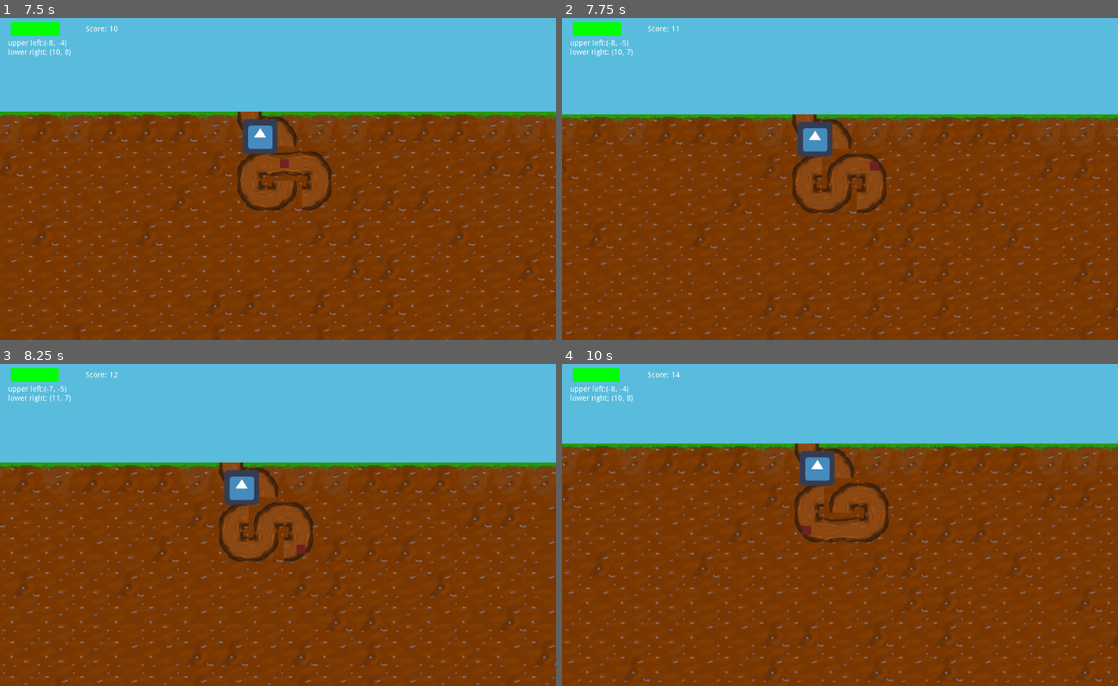
Above: before the commit, frames 1-4 (two rows, left to right).
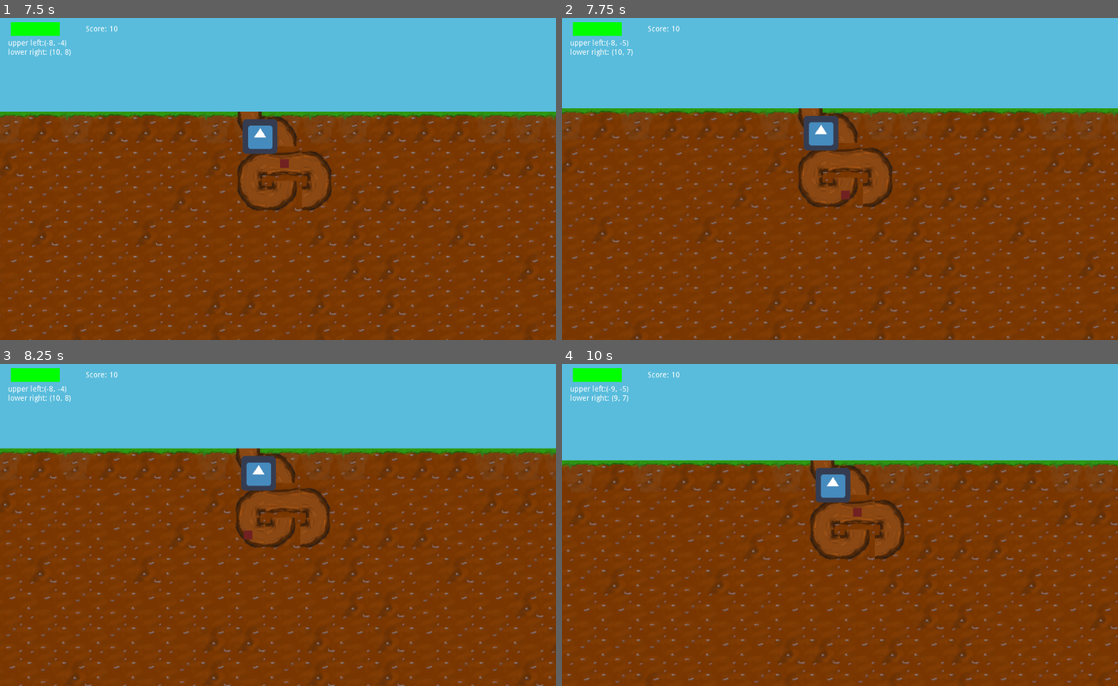
Above: after the commit, the same moments.

Repository: Sushperson/Tree-Simulator-2023
Game: Godot game, scene res://Scenes/World.tscn
Two runs of this game, one before a commit and one after it. Both use one fixed random seed, a clock stepped at 60 frames per second and the inputs below. The engine's default icon, where the game draws it, is replaced by a stand-in: a white triangle on a blue panel in a dark square.
Inputs:
- Up to frame 1 (7.5 s): tap Enter at 0.5 s; hold D (right) 0.53-1.28 s; hold E (confirm) 0.53-1.28 s; hold S (down) 1.28-2.03 s; tap E (confirm) every 1.5 s from 1.35 to 7.35 s; hold D (right) 2.03-2.78 s; hold E (confirm) 2.03-2.78 s; hold W (up) 2.78-3.53 s; hold E (confirm) 3.53-4.28 s; hold A (left) 3.53-5.03 s; tap P (pause) at 4.15 s; hold S (down) 5.03-5.78 s; hold E (confirm) 5.03-5.78 s; hold D (right) 5.78-6.53 s; hold W (up) 6.53-7.28 s; hold E (confirm) 6.53-7.28 s; hold D (right) from 7.28 s (still down)
- Up to frame 2 (7.75 s): keep holding D (right)
- Up to frame 3 (8.25 s): release D (right) at 8.03 s; hold S (down) from 8.03 s (still down); hold E (confirm) from 8.03 s (still down)
- Up to frame 4 (10 s): release S (down) at 8.78 s; release E (confirm) at 8.78 s; hold A (left) 8.78-9.53 s; tap E (confirm) at 8.85 s; hold W (up) from 9.53 s (still down); hold E (confirm) from 9.53 s (still down)

Frame 1 is identical in both runs. In frame 2, 11% of the frame differs, in the area x 0-100%, y 1-100%; in frame 3, 14%; in frame 4, 15%.

Commit message:
some changes to back-wurzel mode

Diff:
--- a/Tree_sim/Scripts/Player.gd
+++ b/Tree_sim/Scripts/Player.gd
@@ -8,21 +8,24 @@
 var last_move_dir = Vector2(0,1)
 var last_tile = 0
 var path:Array = [[pos_x,pos_y],[pos_x,pos_y]]
-var remaining_current_root_tiles = 20
+var remaining_current_root_tiles = 10
 # Called when the node enters the scene tree for the first time.
 func _ready():
 	pass # Replace with function body.
 
-
 # Called every frame. 'delta' is the elapsed time since the previous frame.
 func _process(delta):
-	var input_dir = Vector2(
+	var input_dir = get_input_dir()
+	if input_dir != -move_dir and input_dir.length() == 1:
+		move_dir = input_dir
+
+func get_input_dir():
+	return Vector2(
 		Input.get_action_strength("right") - Input.get_action_strength("left"),
 		Input.get_action_strength("down") - Input.get_action_strength("up")
 	)
-	if input_dir != -move_dir and input_dir.length() == 1:
-		move_dir = input_dir
 
+# move the player on the grid according to current move_dir
 func move():
 	pos_x += int(move_dir.x)
 	pos_y += int(move_dir.y)
@@ -30,6 +33,9 @@
 	path.append([pos_x, pos_y])
 	player_tile_id()
 	last_move_dir = Vector2(move_dir.x, move_dir.y)
+
+func get_pos_vec():
+	return Vector2(pos_x, pos_y)
 
 
 enum richtungen{
--- a/Tree_sim/Scripts/World.gd
+++ b/Tree_sim/Scripts/World.gd
@@ -47,49 +47,59 @@
 	player.remaining_current_root_tiles -= 1
 	print(player.remaining_current_root_tiles)
 	if player.remaining_current_root_tiles <= 0:
-		in_spiel_modus = spiel_modi.back_wurzeln
+		change_mode(spiel_modi.back_wurzeln)
 
+func change_mode(mode):
+	in_spiel_modus = mode
+	if(mode == spiel_modi.back_wurzeln):
+		get_node("Player").move_dir = Vector2(0,0)
 
 func _process(delta):
 	if Input.is_action_pressed("pause"):
 		if not in_spiel_modus == spiel_modi.pause:
-			in_spiel_modus = spiel_modi.pause
+			change_mode(spiel_modi.pause)
 		else:
-			in_spiel_modus = spiel_modi.wurzeln
-	if in_spiel_modus == spiel_modi.back_wurzeln:
-		if Input.get_action_strength("confirm") :
-			in_spiel_modus = spiel_modi.wurzeln
+			change_mode(spiel_modi.wurzeln)
 
 
 func tick():
 	get_node("Tick_clock").start(tick_length)
+	var player = get_node("Player")
 
 	if in_spiel_modus == spiel_modi.wurzeln:
-		var player = get_node("Player")
+		#move the player
 		player.move()
 		player.position = Vector2(player.pos_x * tile_size + tile_size/2, player.pos_y * tile_size + tile_size/2)
+
 		set_player_tile()
 		ist_wurzel_fit()
-		print(get_node("Camera2D").position)
-		get_node("BG_Grid").generate_tiles(get_visible_rect())
 		health()
 		visual_hp()
 		score_update()
+
+		get_node("BG_Grid").generate_tiles(get_visible_rect())
+
 	elif in_spiel_modus == spiel_modi.back_wurzeln:
-		var player = get_node("Player")
 		player.remaining_current_root_tiles += 1
+
 		if len(player.path) <= 1:
-			in_spiel_modus = spiel_modi.verloren
+			change_mode(spiel_modi.verloren)
 			get_node("HUD/DebugCamSize").set_text('the tree has died') # ?? verloren text
 			print('verloren')
-		var last_pos = player.path.pop_back()
-		player.pos_x = last_pos[0]
-		player.pos_y = last_pos[1]
-		player.position = Vector2(last_pos[0] * tile_size + tile_size/2, last_pos[1]* tile_size + tile_size/2)
+		#elif(target_cell_free(player.get_pos_vec(), player.move_dir)):
+		#	pass
+		else:
+			player.path.pop_back()
+			player.pos_x = player.path[-1][0]
+			player.pos_y = player.path[-1][1]
+			player.position = Vector2(player.path[-1][0] * tile_size + tile_size/2, player.path[-1][1]* tile_size + tile_size/2)
 
 	print(get_node("Camera2D").position)
 	get_node("HUD/DebugCamSize").set_text("upper left:" + str(get_visible_rect().position) + "\n" + "lower right: " + str(get_visible_rect().end))
 
+
+func target_cell_free(pos, dir):
+	return not get_node("BG_Grid").get_cell((pos + dir).x, (pos + dir).y)
 
 # Set a root-tile to the tile that was just left by the player
 func set_player_tile():
